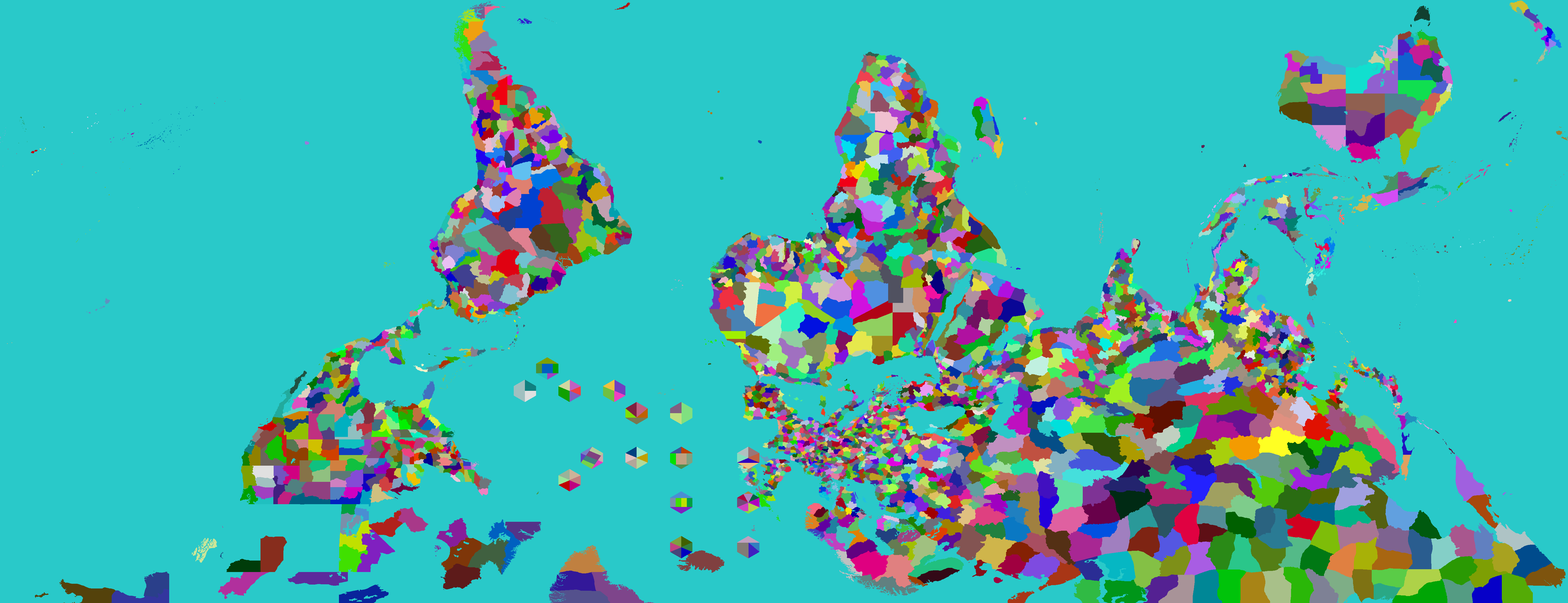
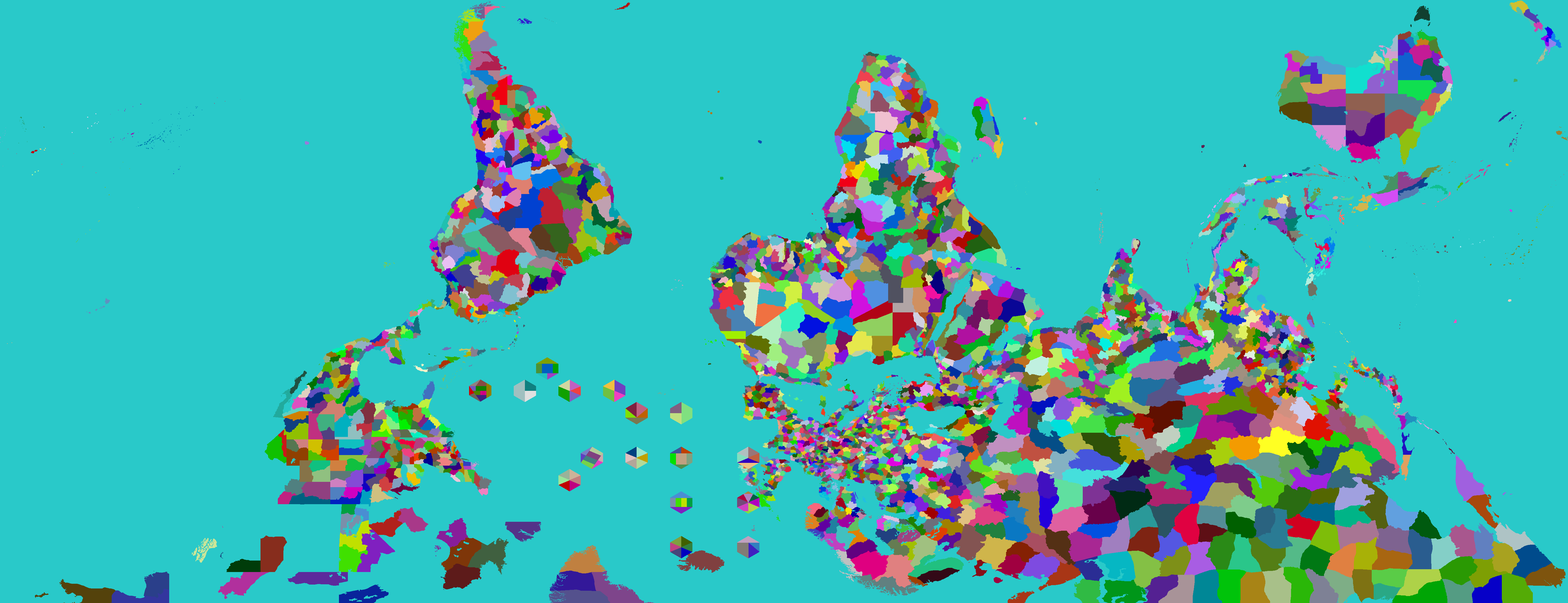
The second (1568, 603) image is a revision of the first. Changes to its layers:
painted on "Provinces" over [240, 379, 539, 575]
